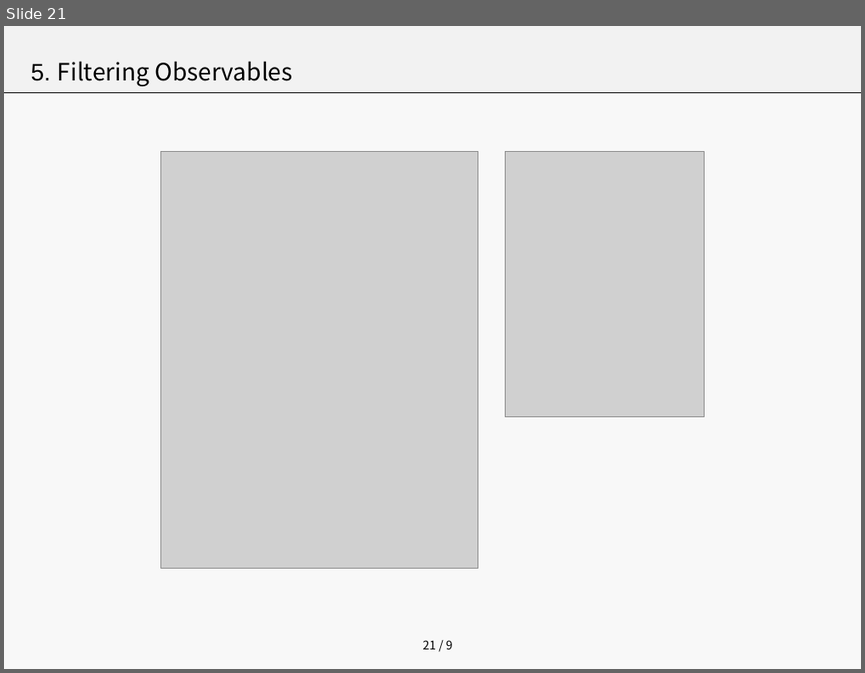
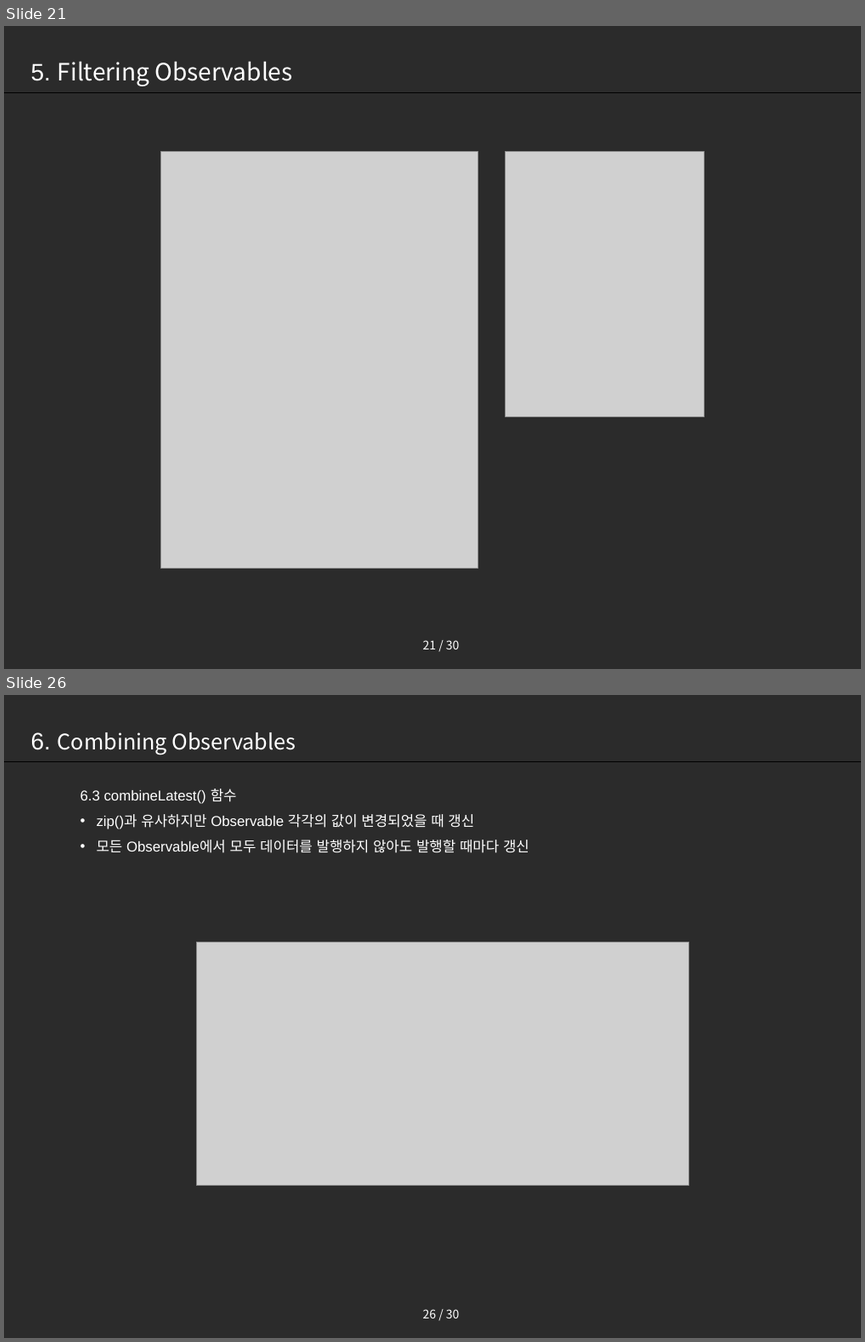
Before and after one commit to seoyoon630/RxDemo, a slide deck: RxJava.pptx. Shown one above the other, each under a label of ours: slide 21 before the commit, slides 21 and 26 after it; the slides between them are not shown. The pictures are 865x673 and 865x1342 pixels, drawn with LibreOffice and Linux fonts; fonts in the diff are those of the drawing; grey boxes stand for pictures. Boxes give left, top, right and bottom in pixels: in the first picture for what was removed or moved away, otherwise in the second. Text is boxed around its words. In the diff, an @@ line names an element or a change of style, - is before the commit and + after.

Commit message:
1. combiningObservables

```diff
--- a/RxJava.pptx
+++ b/RxJava.pptx
@@ slide 26 added at (4, 695, 861, 1338), background #000000 at 83% opacity; not listed: 2 template elements that a slide beside it also shows @@
@@ text added at (31, 732, 296, 755), 18 pt, text #FFFFFF @@
+6. Combining Observables
@@ text added at (80, 789, 529, 853), 12 pt, text #FFFFFF @@
+  6.3 combineLatest() 함수
+• zip()과 유사하지만 Observable 각각의 값이 변경되었을 때 갱신
+• 모든 Observable에서 모두 데이터를 발행하지 않아도 발행할 때마다 갱신
@@ picture added at (196, 941, 688, 1185) @@
@@ slide 21 changed as well @@
@@ background #F2F2F2 at 50% opacity to #000000 at 83% opacity @@
@@ rectangle removed at (4, 26, 861, 92) @@
@@ text "5. Filtering Observables" at (31, 61, 292, 86): text colour #000000 to #FFFFFF @@
@@ page number at (423, 640, 460, 649): text changed; text colour #000000 to #FFFFFF @@
-21 / 9
+21 / 30
```
Also in this commit, not shown: 20 other slides changed, 10 other slides added, 3 other files.
